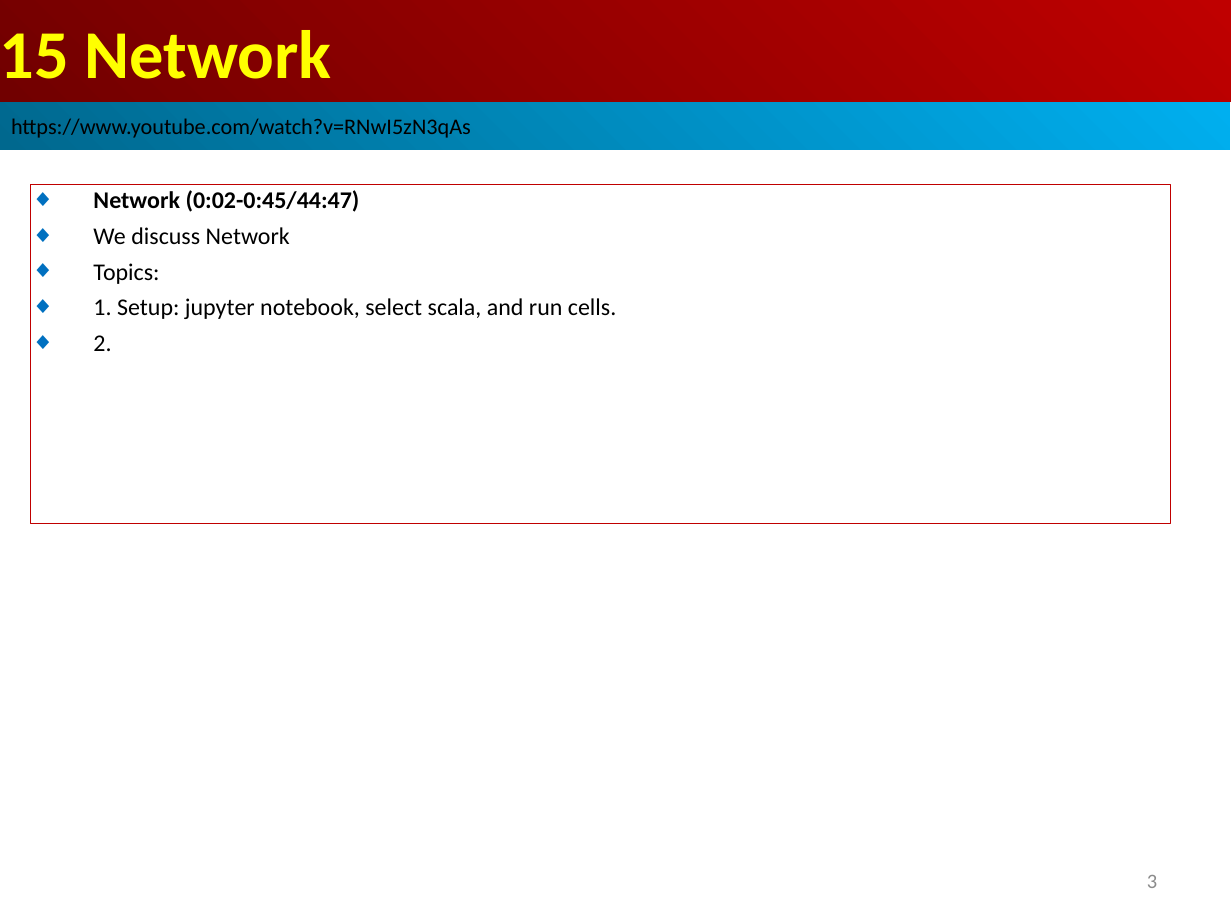
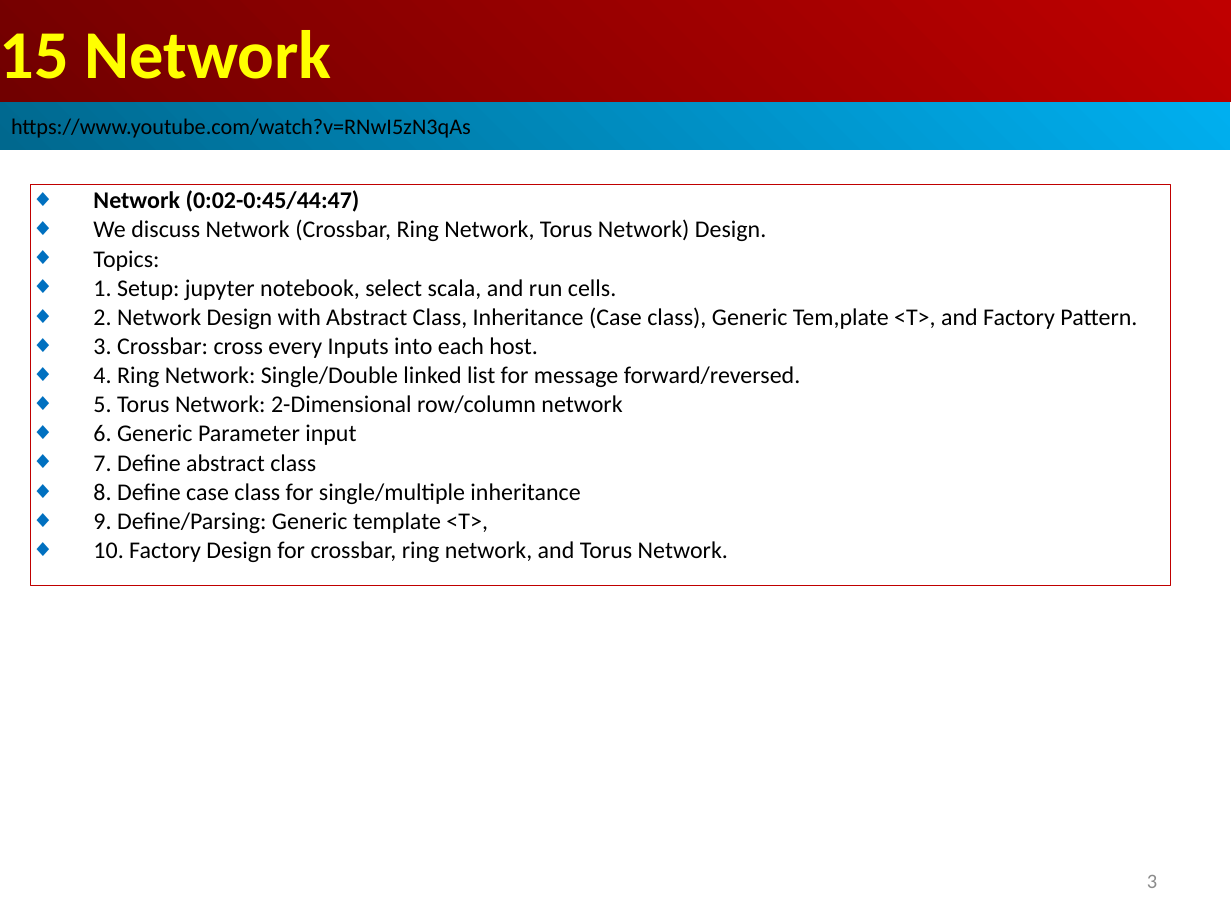
Before and after one commit to peterhchen/AIU_CS800_Chisel, a slide deck: slide 3 of 500_UCSC_HWD/015_Network/000_Video/015.Network.ppt. Drawn at 1232x924 pixels with LibreOffice and Linux fonts; fonts in the diff are those of the drawing. Boxes give left, top, right and bottom in pixels: in the first picture for what was removed or moved away, otherwise in the second. Text is boxed around its words. In the diff, an @@ line names an element or a change of style, - is before the commit and + after.

```diff
--- a/500_UCSC_HWD/015_Network/000_Video/015.Network.ppt
+++ b/500_UCSC_HWD/015_Network/000_Video/015.Network.ppt
@@ rectangle "Network (0:02-0:45/44:47)" resized from (x1=31, y1=185, x2=1170, y2=524) to (x1=31, y1=185, x2=1170, y2=585) @@
@@ text in rectangle at (x1=93, y1=190, x2=616, y2=300): less space between paragraphs @@
@@ text in rectangle at (x1=93, y1=219, x2=767, y2=241): text changed @@
-◆ We discuss Network
+◆ We discuss Network (Crossbar, Ring Network, Torus Network) Design.
@@ text in rectangle at (x1=93, y1=307, x2=1137, y2=562): text changed @@
-◆ 2.
+◆ 2. Network Design with Abstract Class, Inheritance (Case class), Generic Tem,plate <T>, and Factory Pattern.
+◆ 3. Crossbar: cross every Inputs into each host.
+◆ 4. Ring Network: Single/Double linked list for message forward/reversed.
+◆ 5. Torus Network: 2-Dimensional row/column network
+◆ 6. Generic Parameter input
+◆ 7. Define abstract class
+◆ 8. Define case class for single/multiple inheritance
+◆ 9. Define/Parsing: Generic template <T>,
+◆ 10. Factory Design for crossbar, ring network, and Torus Network.
```
Also in this commit, not shown: 33 other slides changed, 32 slides added.
